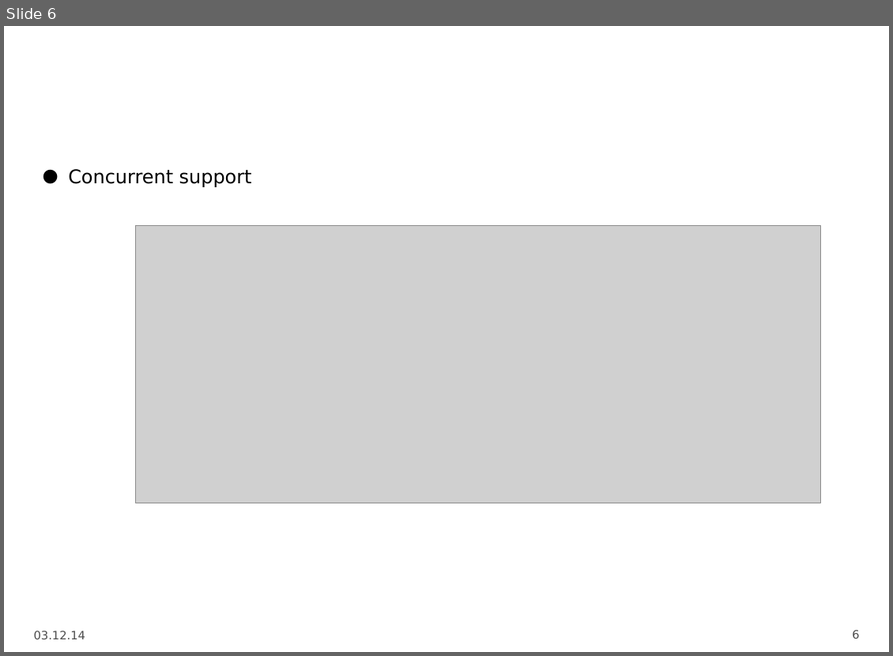
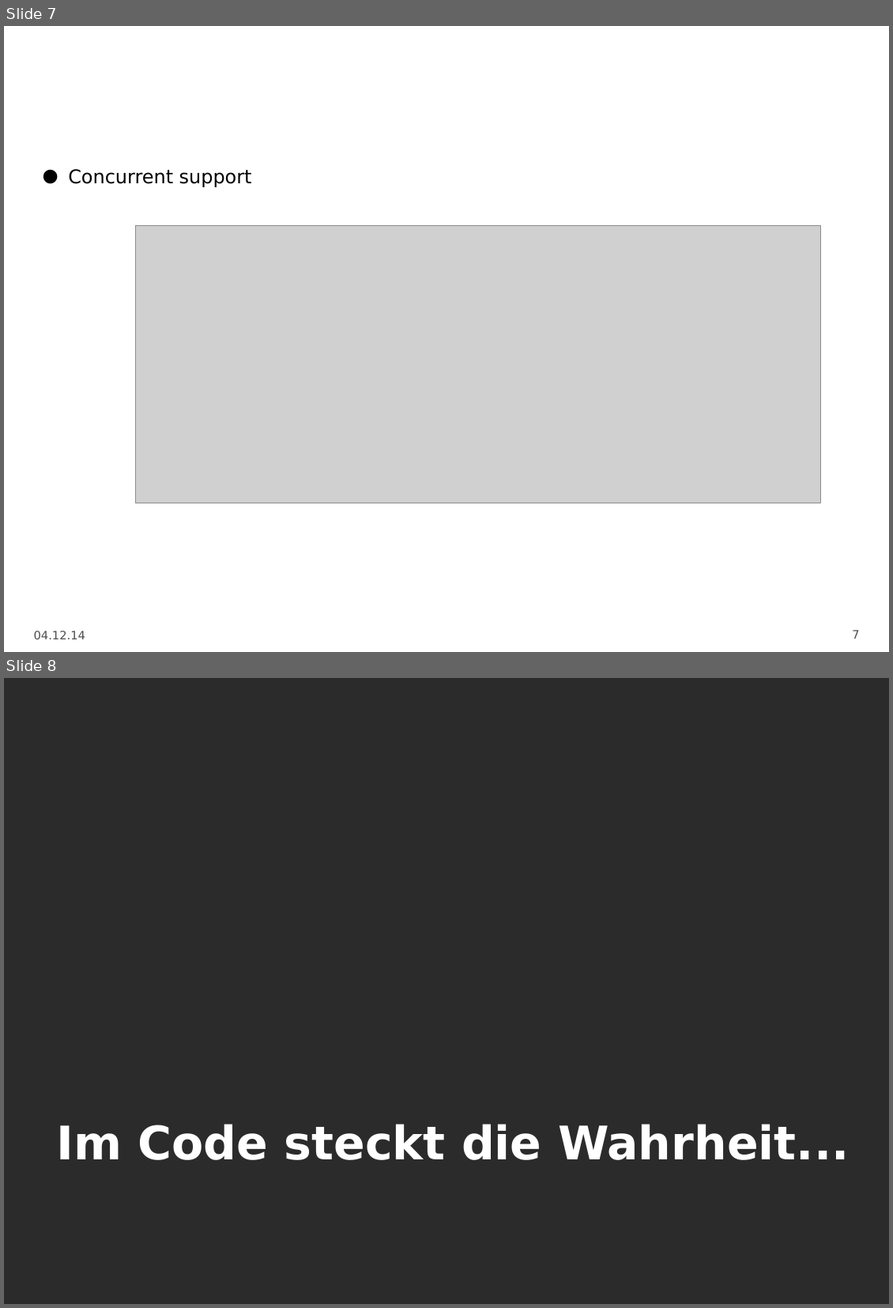
Before and after one commit to DarkToast/scala-techtalk, a slide deck: Scala.odp. Shown one above the other, each under a label of ours: slide 6 before the commit, slides 7 and 8 after it. The pictures are 893x656 and 893x1308 pixels, drawn with LibreOffice and Linux fonts; fonts in the diff are those of the drawing; grey boxes stand for pictures; background and template pictures are left out; a plain dark background stands for a picture behind light text. Boxes give left, top, right and bottom in pixels: in the first picture for what was removed or moved away, otherwise in the second. Text is boxed around its words. In the diff, an @@ line names an element or a change of style, - is before the commit and + after.

```diff
--- a/Scala.odp
+++ b/Scala.odp
@@ slide 8 added at bbox=[4, 678, 889, 1304], background picture (left out) @@
@@ title added at bbox=[57, 1124, 849, 1160], 44 pt, text #FFFFFF, bold @@
+Im Code steckt die Wahrheit...
@@ what was slide 6 is now slide 7 @@
@@ slide 7 changed as well @@
@@ text at bbox=[34, 630, 85, 639]: text changed @@
-03.12.14
+04.12.14
@@ page number at bbox=[852, 630, 859, 638]: text changed @@
-6
+7
```
Also in this commit, not shown: 5 other slides changed, 1 other slide added, 7 slides removed.
